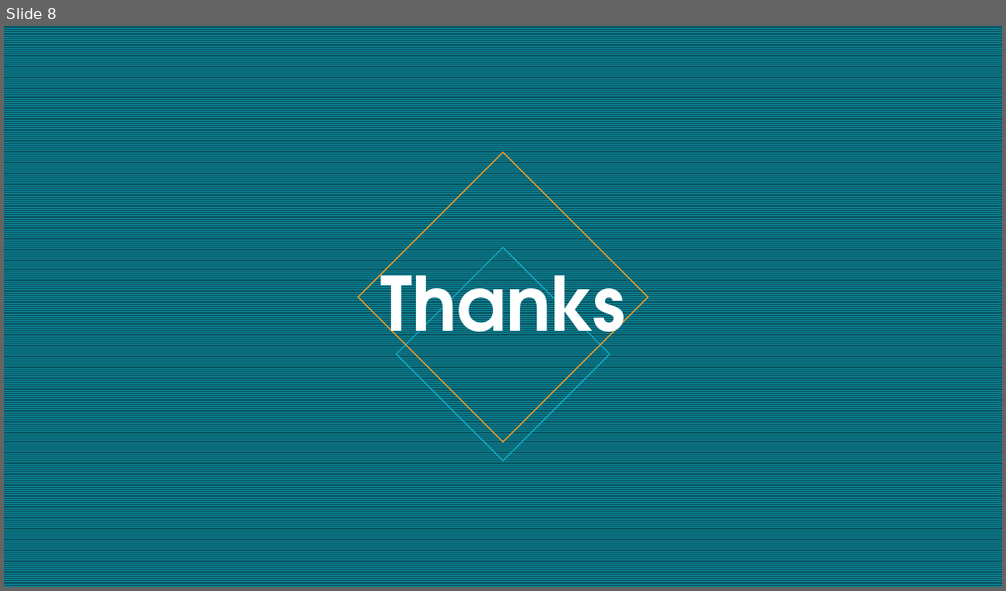
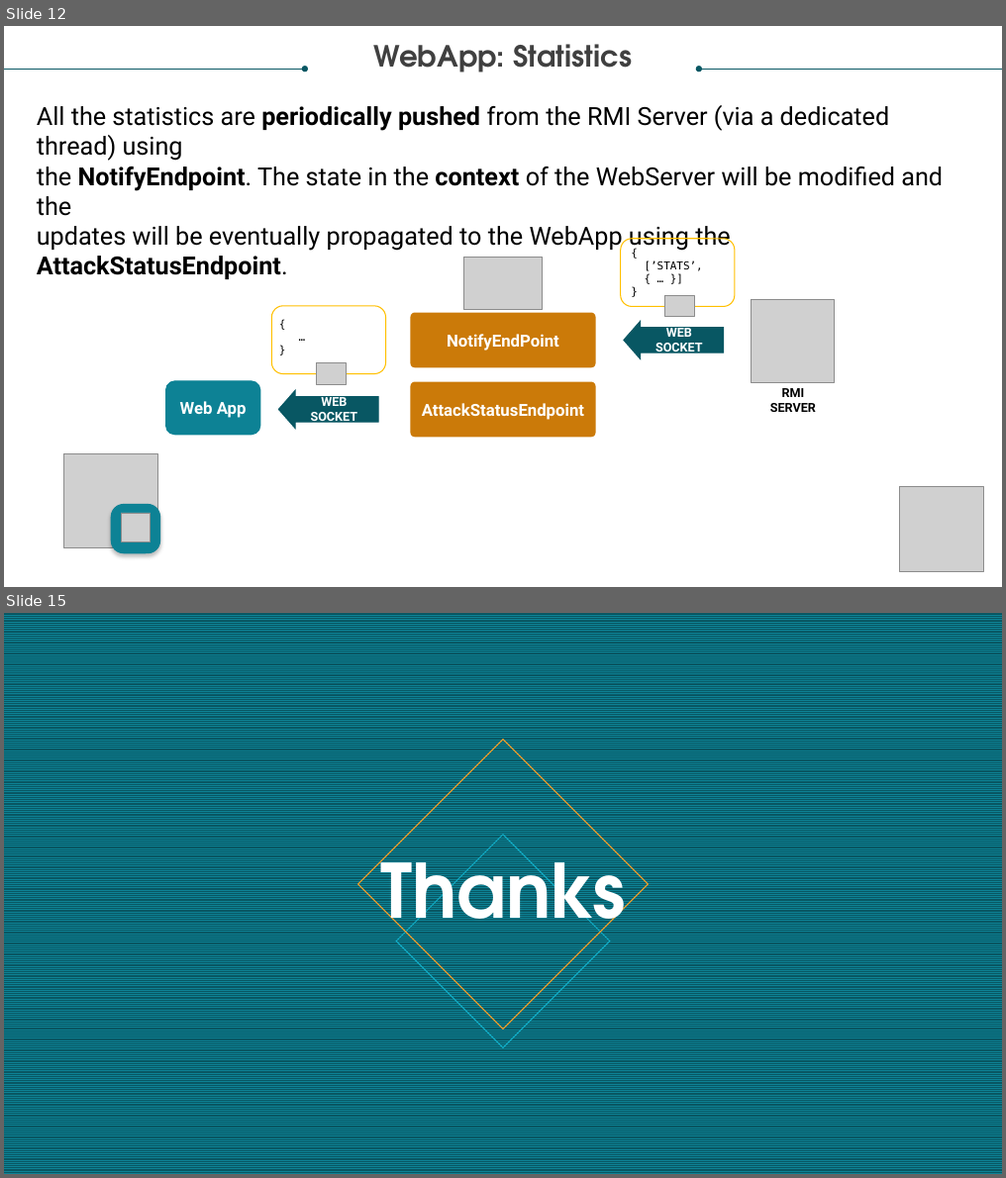
Before and after one commit to PippoGit/DistributedHashBreaker, a slide deck: Distributed Hash-breaker.pptx. Shown one above the other, each under a label of ours: slide 8 before the commit, slides 12 and 15 after it; the slides between them are not shown. The pictures are 1006x591 and 1006x1178 pixels, drawn with LibreOffice and Linux fonts; fonts in the diff are those of the drawing; grey boxes stand for pictures. Boxes give left, top, right and bottom in pixels: in the first picture for what was removed or moved away, otherwise in the second. Text is boxed around its words. In the diff, an @@ line names an element or a change of style, - is before the commit and + after.

```diff
--- a/Distributed Hash-breaker.pptx
+++ b/Distributed Hash-breaker.pptx
@@ slide 12 added at <box>4,26,1002,587</box>, background #FFFFFF @@
@@ text added at <box>374,44,632,73</box>, 28 pt, text #404040, bold @@
+WebApp: Statistics
@@ arrow added from (4, 69) to (305, 69), #085764 0.5 pt @@
@@ arrow added from (1002, 69) to (699, 69), #085764 0.5 pt @@
@@ text added at <box>37,105,943,279</box>, 24 pt, text #000000 @@
+All the statistics are periodically pushed from the RMI Server (via a dedicated thread) using
+the NotifyEndpoint. The state in the context of the WebServer will be modified and the
+updates will be eventually propagated to the WebApp using the AttackStatusEndpoint.
@@ picture added at <box>463,258,543,310</box> @@
@@ rounded rectangle added at <box>621,239,735,307</box>, outline #FFC000 1 pt @@
@@ text added at <box>645,261,703,272</box>, 10.5 pt, text #000000 @@
+{
+[’STATS’,
+{ … }]
+}
@@ rounded rectangle added at <box>272,306,386,374</box>, outline #FFC000 1 pt @@
@@ text added at <box>272,313,386,374</box>, 10.5 pt, text #000000 @@
+{
+…
+}
@@ rounded rectangle added at <box>411,313,595,367</box>, fill #CB7A09, outline #CB7A09 1.75 pt, 16 pt, text #FFFFFF, bold @@
+NotifyEndPoint
@@ right arrow added at <box>624,321,724,360</box>, fill #085764, outline #085764 1 pt, 12 pt, text #FFFFFF, bold @@
+WEB SOCKET
@@ picture added at <box>665,296,694,317</box> @@
@@ picture added at <box>750,299,835,383</box> @@
@@ rounded rectangle added at <box>165,381,260,435</box>, fill #0D8295, outline #0D8295 1 pt, 16 pt, text #FFFFFF, bold @@
+Web App
@@ picture added at <box>316,364,346,384</box> @@
@@ right arrow added at <box>279,390,378,429</box>, fill #085764, outline #085764 1 pt, 12 pt, text #FFFFFF, bold @@
+WEB SOCKET
@@ rounded rectangle added at <box>411,383,595,436</box>, fill #CB7A09, outline #CB7A09 1.75 pt, 16 pt, text #FFFFFF, bold @@
+AttackStatusEndpoint
@@ text added at <box>770,388,816,412</box>, 12 pt, text #000000, bold @@
+RMI SERVER
@@ picture added at <box>63,455,158,549</box> @@
@@ picture added at <box>899,486,983,571</box> @@
@@ rounded rectangle added at <box>111,504,161,555</box>, fill #0D8295 @@
@@ picture added at <box>121,513,150,543</box> @@
@@ what was slide 8 is now slide 15 @@
```
Also in this commit, not shown: 1 slide changed, 7 other slides added, 1 slide removed, 1 other file.
